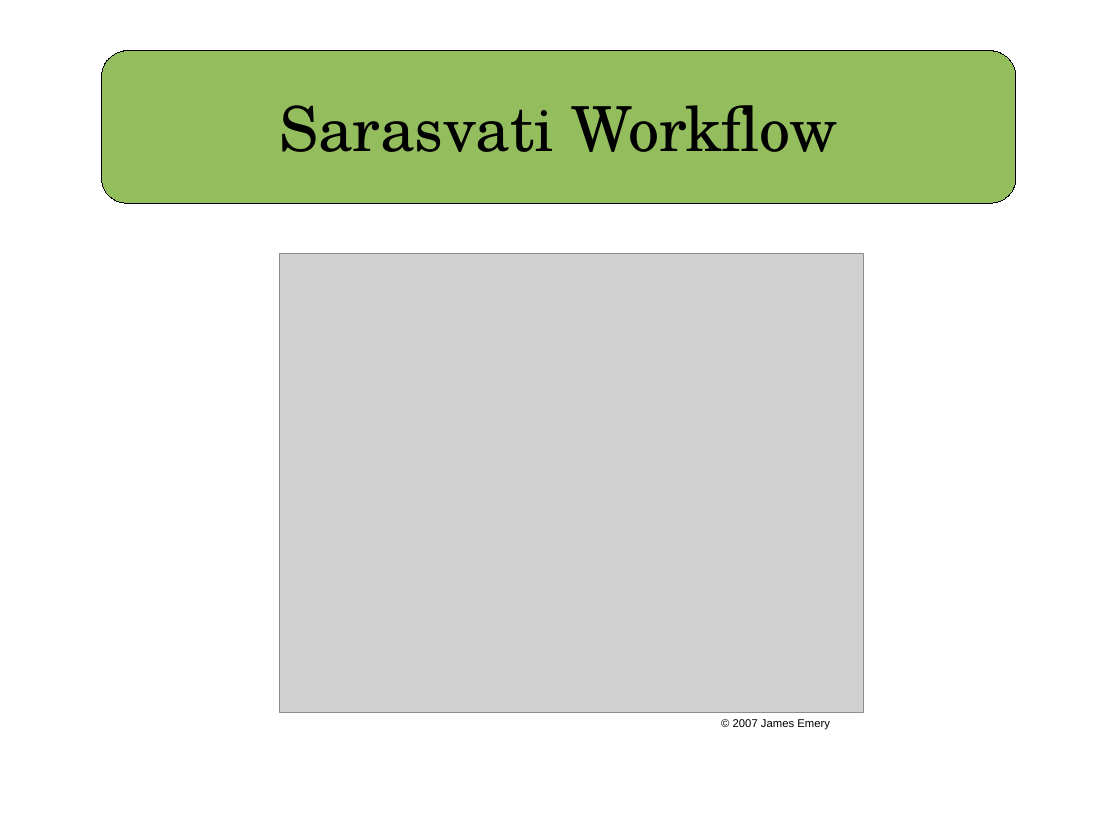
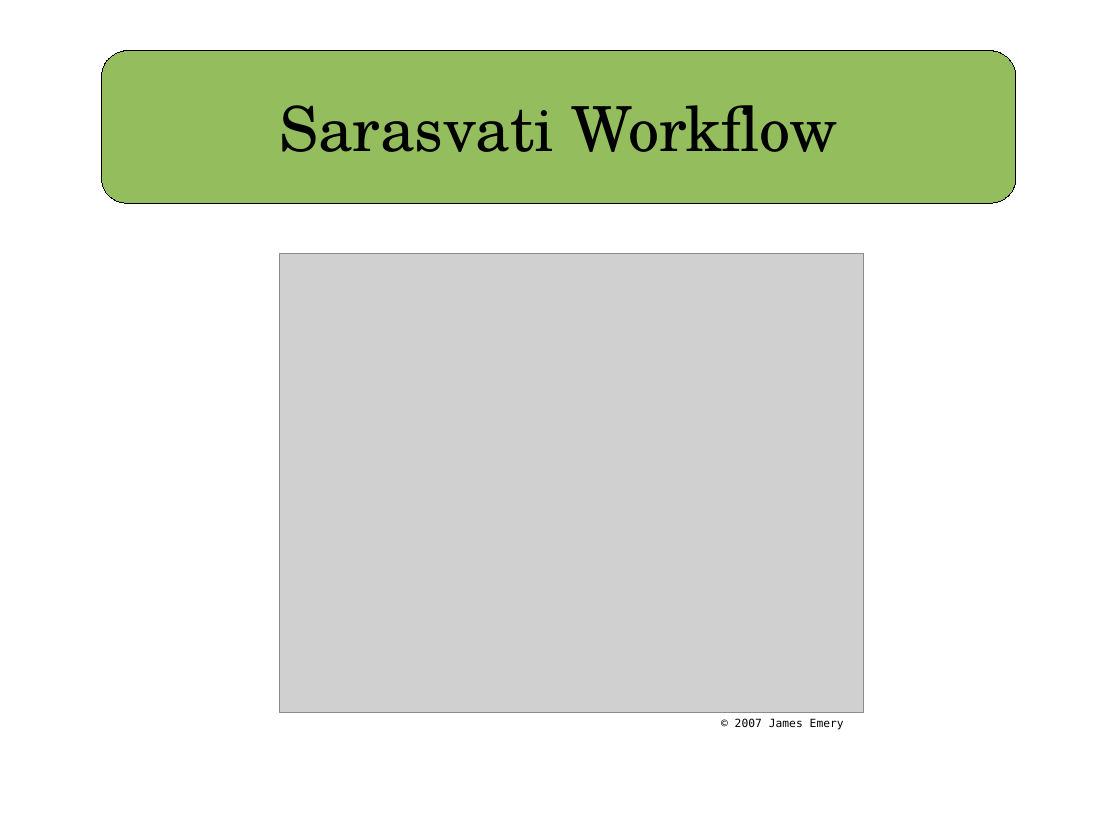
Before and after one commit to plorenz/sarasvati, a slide deck: slide 1 of doc/presentation.odp. Drawn at 1120x840 pixels with LibreOffice and Linux fonts; fonts in the diff are those of the drawing; grey boxes stand for pictures. Boxes give left, top, right and bottom in pixels: in the first picture for what was removed or moved away, otherwise in the second. Text is boxed around its words. In the diff, an @@ line names an element or a change of style, - is before the commit and + after.

```diff
--- a/doc/presentation.odp
+++ b/doc/presentation.odp
@@ text "© 2007 James Emery" at (x1=735, y1=718, x2=844, y2=730): font Arial to DejaVu Sans Mono @@
```
Also in this commit, not shown: 1 other slide changed, 2 slides added.
